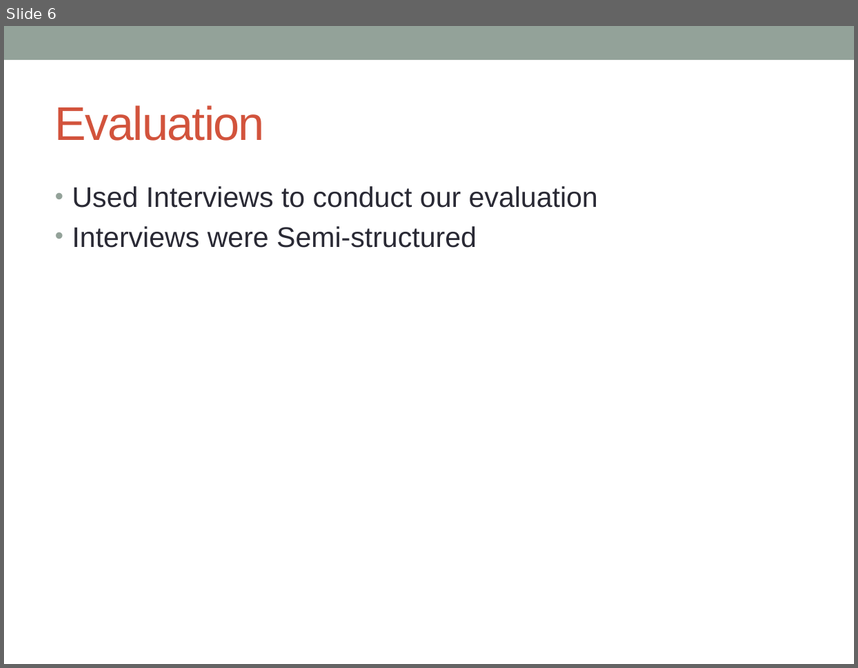
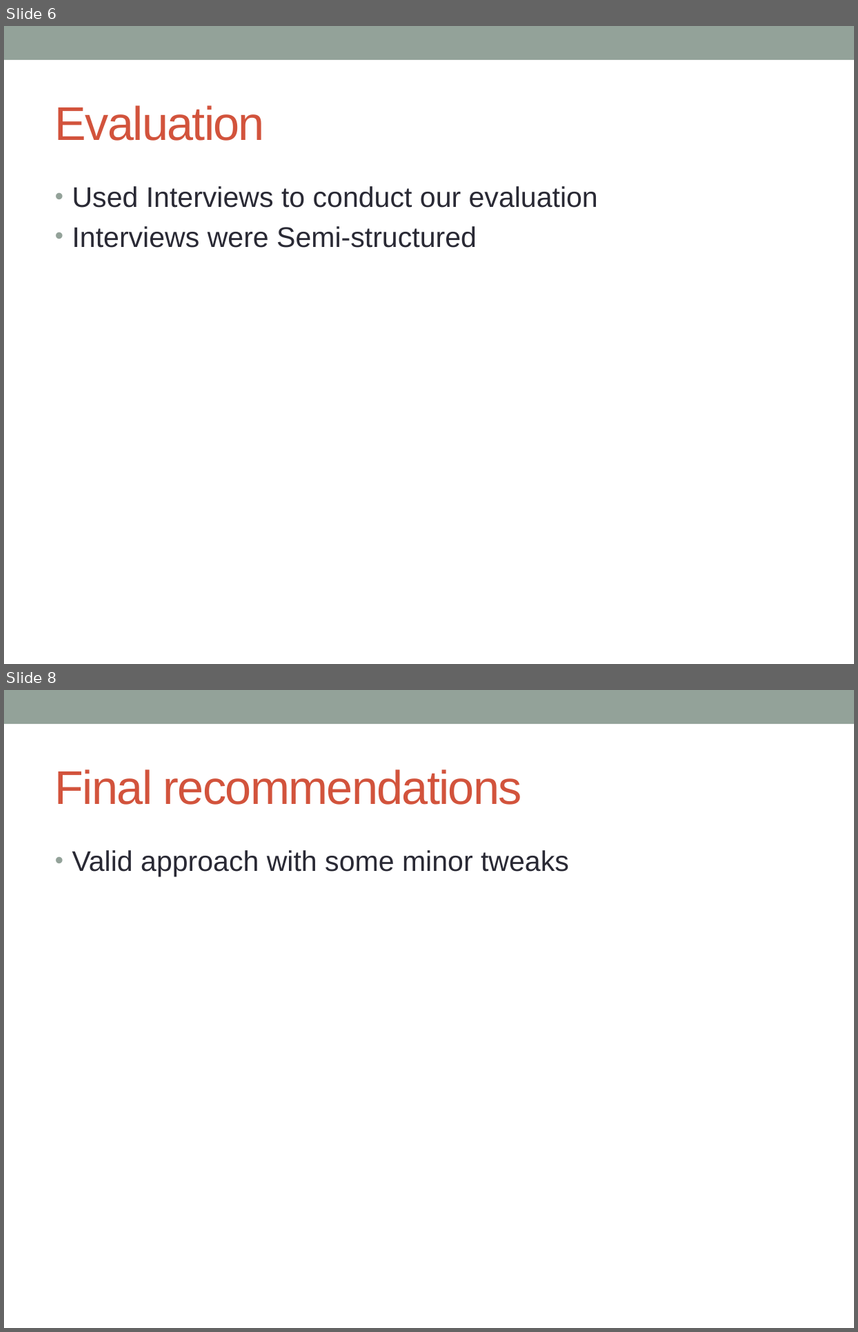
Before and after one commit to ChrisPenner/CMPT481, a slide deck: evals-and-rec/Presentation/Presentation.pptx. Shown one above the other, each under a label of ours: slide 6 before the commit, slides 6 and 8 after it; the slides between them are not shown. The pictures are 858x668 and 858x1332 pixels, drawn with LibreOffice and Linux fonts; fonts in the diff are those of the drawing. Boxes give left, top, right and bottom in pixels: in the first picture for what was removed or moved away, otherwise in the second. Text is boxed around its words. In the diff, an @@ line names an element or a change of style, - is before the commit and + after.

Commit message:
Done the conclusion, final recommendations and reflection as well as the presentation slides

```diff
--- a/evals-and-rec/Presentation/Presentation.pptx
+++ b/evals-and-rec/Presentation/Presentation.pptx
@@ slide 8 added at (4,690,854,1328), background #FFFFFF; not listed: 1 template element that a slide beside it also shows @@
@@ title added at (55,769,522,805), 40 pt, text #D2533C @@
+Final recommendations
@@ text added at (72,850,569,877), 24 pt, text #292934 @@
+• Valid approach with some minor tweaks
```
Also in this commit, not shown: 1 slide changed, 1 other slide added, 1 other file.
